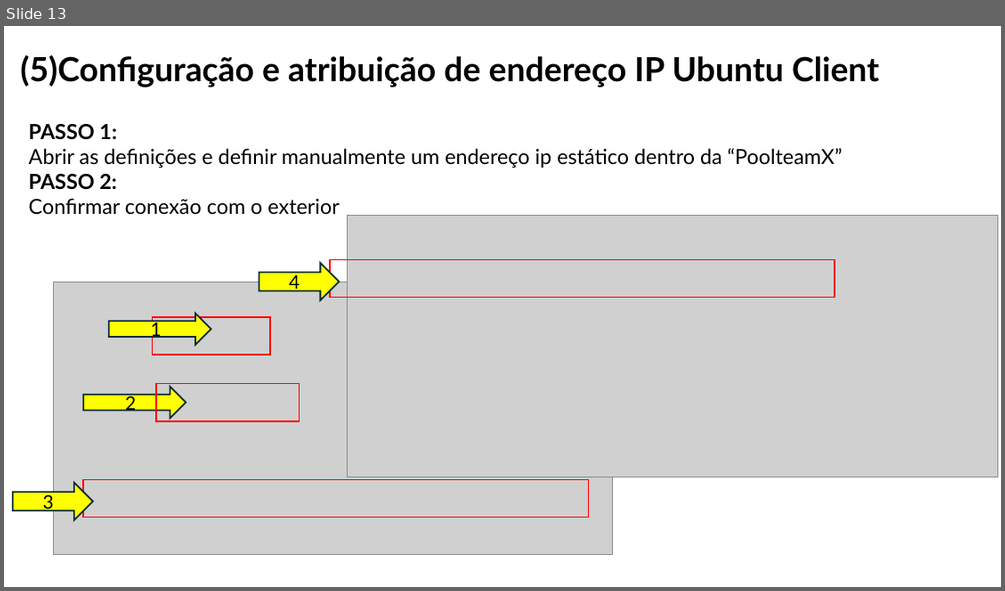
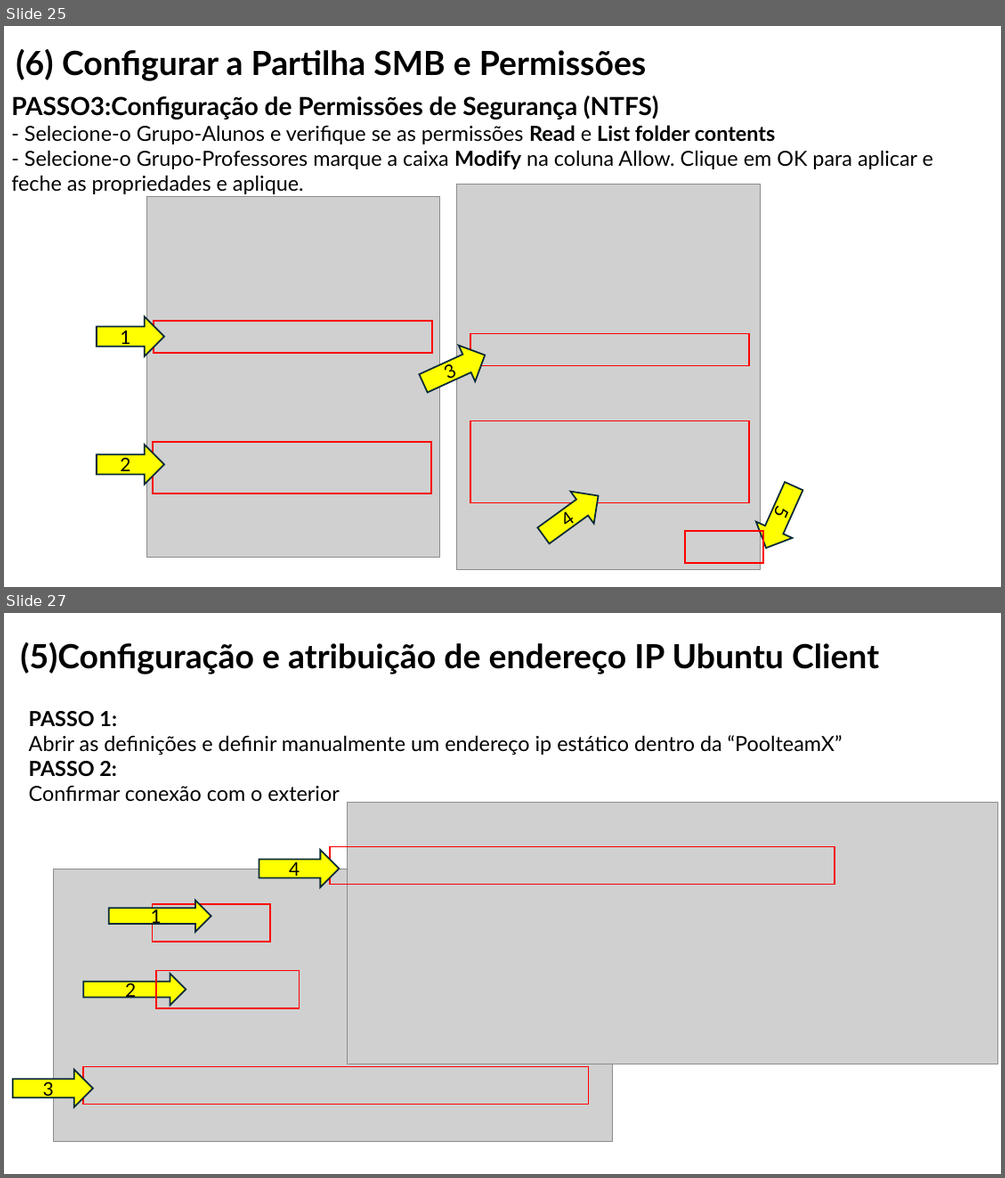
Before and after one commit to orlandonss/TrabalhoSR2, a slide deck: Relatorio_Tutoriais_Workshop/WORKSHOP WINDOWS AD DS & LINUX SERVICES.pptx. Shown one above the other, each under a label of ours: slide 13 before the commit, slides 25 and 27 after it; the slides between them are not shown. The pictures are 1005x591 and 1005x1178 pixels, drawn with LibreOffice and Linux fonts; fonts in the diff are those of the drawing; grey boxes stand for pictures. Boxes give left, top, right and bottom in pixels: in the first picture for what was removed or moved away, otherwise in the second. Text is boxed around its words. In the diff, an @@ line names an element or a change of style, - is before the commit and + after.

```diff
--- a/Relatorio_Tutoriais_Workshop/WORKSHOP WINDOWS AD DS & LINUX SERVICES.pptx
+++ b/Relatorio_Tutoriais_Workshop/WORKSHOP WINDOWS AD DS & LINUX SERVICES.pptx
@@ slide 25 added at <box>4,26,1001,587</box>, background #FFFFFF @@
@@ title added at <box>16,49,646,81</box>, 32 pt, text #000000, bold @@
+(6) Configurar a Partilha SMB e Permissões
@@ text added at <box>11,95,933,194</box>, 20 pt, text #000000 @@
+PASSO3:Configuração de Permissões de Segurança (NTFS)
+- Selecione-o Grupo-Alunos e verifique se as permissões Read e List folder contents
+- Selecione-o Grupo-Professores marque a caixa Modify na coluna Allow. Clique em OK para aplicar e feche as propriedades e aplique.
@@ picture added at <box>456,184,760,570</box> @@
@@ picture added at <box>146,197,440,557</box> @@
@@ right arrow added at <box>97,317,165,356</box>, fill #FFFF00, outline #092A39 1.5 pt, 18 pt, text #000000 @@
+1
@@ rectangle added at <box>154,321,432,353</box>, outline #FF0000 1.5 pt @@
@@ right arrow added at <box>415,337,494,401</box>, fill #FFFF00, outline #092A39 1.5 pt, 18 pt, text #000000 @@
+3
@@ rectangle added at <box>470,333,750,365</box>, outline #FF0000 1.5 pt @@
@@ rectangle added at <box>470,421,750,503</box>, outline #FF0000 1.5 pt @@
@@ right arrow added at <box>97,445,165,484</box>, fill #FFFF00, outline #092A39 1.5 pt, 18 pt, text #000000 @@
+2
@@ rectangle added at <box>153,442,432,493</box>, outline #FF0000 1.5 pt @@
@@ right arrow added at <box>532,479,610,551</box>, fill #FFFF00, outline #092A39 1.5 pt, 18 pt, text #000000 @@
+4
@@ right arrow added at <box>748,478,812,556</box>, fill #FFFF00, outline #092A39 1.5 pt, 18 pt, text #000000 @@
+5
@@ rectangle added at <box>685,531,763,563</box>, outline #FF0000 1.5 pt @@
@@ what was slide 13 is now slide 27 @@
```
Also in this commit, not shown: 14 other slides added, 1 slide removed, 2 other files.
